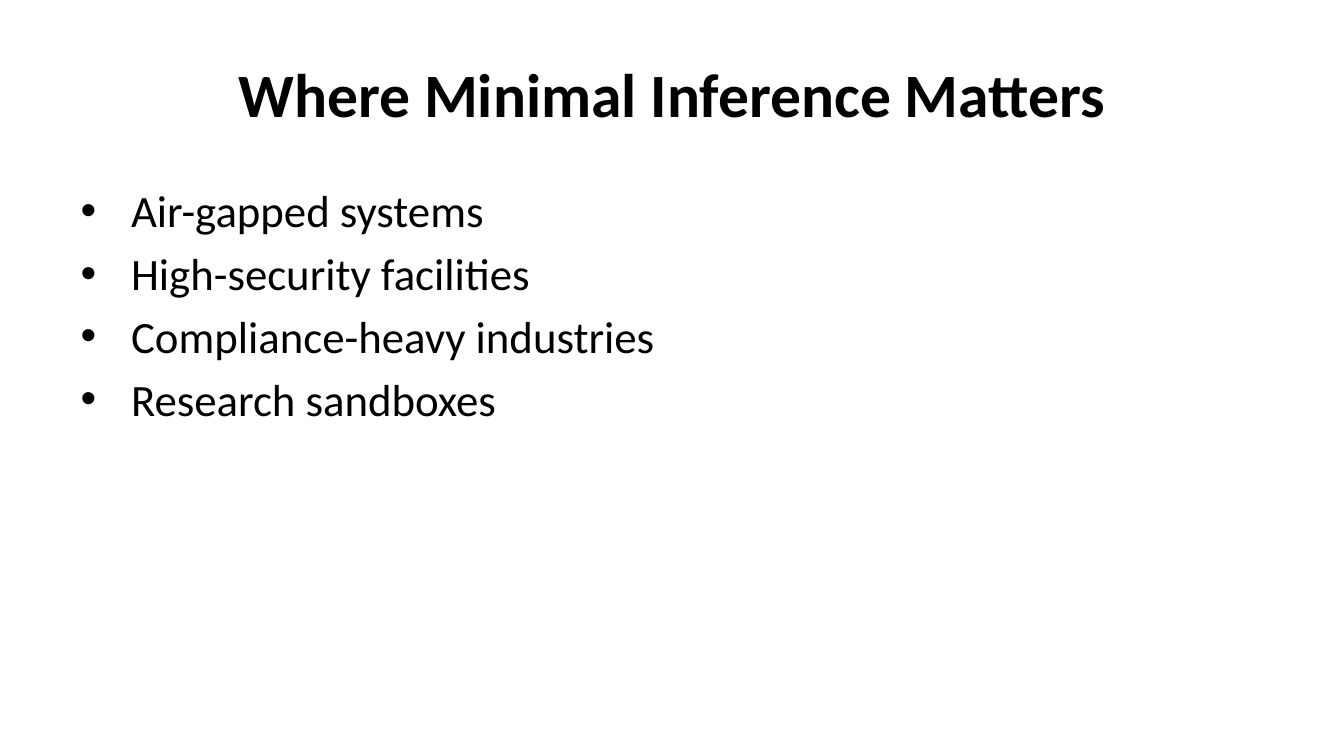
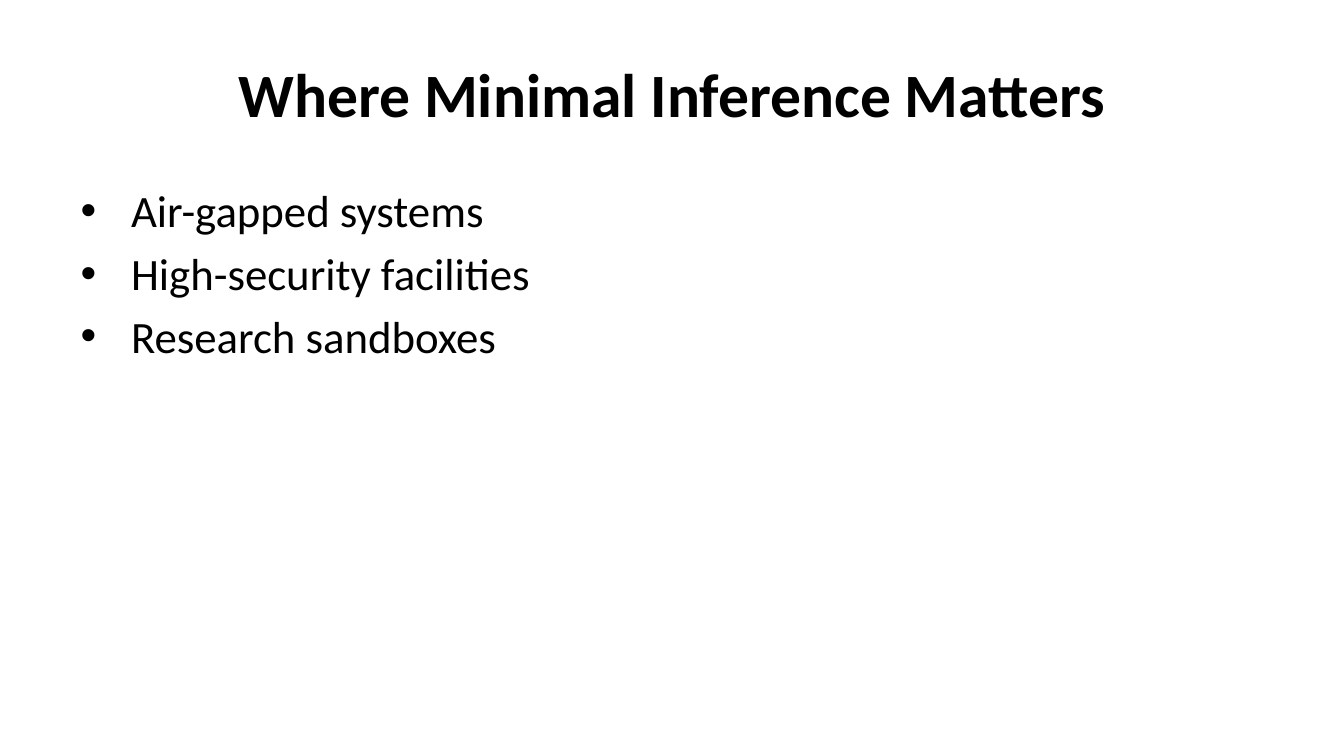
Before and after one commit to luiscosio/muInference, a slide deck: slide 18 of documentation/muinferece-slides.pptx (slide 17 before the commit). Drawn at 1344x756 pixels with LibreOffice and Linux fonts; fonts in the diff are those of the drawing. Boxes give left, top, right and bottom in pixels: in the first picture for what was removed or moved away, otherwise in the second. Text is boxed around its words. In the diff, an @@ line names an element or a change of style, - is before the commit and + after.

```diff
--- a/documentation/muinferece-slides.pptx
+++ b/documentation/muinferece-slides.pptx
@@ text at bbox=[131, 322, 654, 361]: paragraph removed @@
-• Compliance-heavy industries
```
Also in this commit, not shown: 10 other slides changed, 1 slide added, 3 other files.
